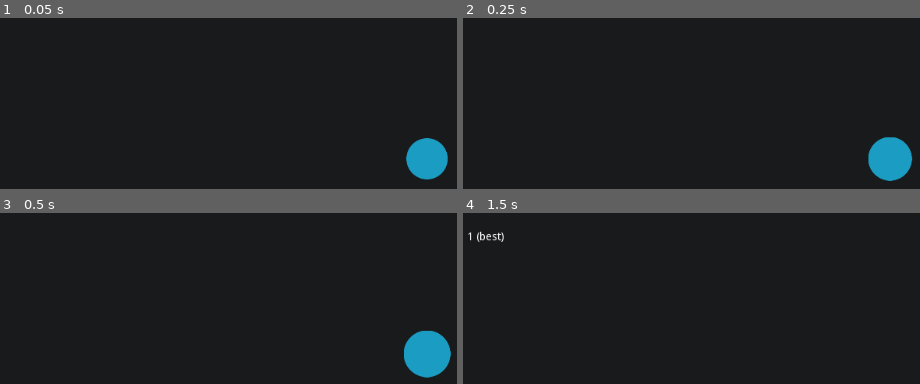
Above: before the commit, frames 1-4 (two rows, left to right).
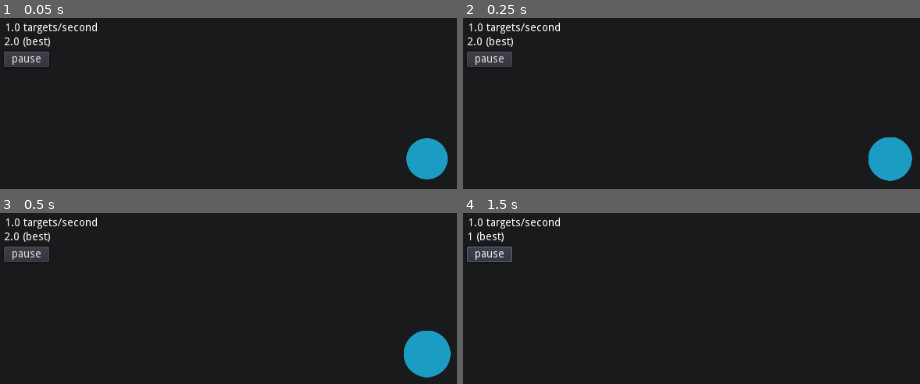
Above: after the commit, the same moments.

Repository: michaelnew/mousetrainer
Game: Godot game, scene res://MainScene.tscn
Two runs of this game, one before a commit and one after it. Both use one fixed random seed, a clock stepped at 60 frames per second and the inputs below.
Inputs (mouse positions are in pixels of both pictures, inside the frame that each line leads up to):
- Up to frame 1 (0.05 s): no input
- Up to frame 2 (0.25 s): no input
- Up to frame 3 (0.5 s): no input
- Up to frame 4 (1.5 s): click (490, 254) at 0.5 s, where only the run after the commit has a clickable "pause"; move the mouse to (outside the picture) at 1.27 s; click (outside the picture) at 1.42 s

The runs differ from the first frame. In frame 1, 1.7% of the frame differs, in the area x 0-22%, y 2-29%; in frame 2, 1.7%; in frame 3, 1.7%; in frame 4, 1.4%.

Commit message:
Add pause button

Diff:
--- a/MainScene.gd
+++ b/MainScene.gd
@@ -27,6 +27,9 @@
 func _ready():
 	self.spawnFrequency = self.startingFrequency
 	self.targets.push_back(self.spawn_target())
+
+func _button_pressed():
+	print("button pressed")
 
 func spawn_target():
 	var t = Target.instance()
@@ -96,3 +99,7 @@
 
 func resetCurrentSpeedColor():
 	self.speed_label.add_color_override("font_color", Color(1,1,1))
+
+
+func _on_Button_pressed():
+	get_tree().paused = !get_tree().paused
--- a/MainScene.tscn
+++ b/MainScene.tscn
@@ -10,6 +10,7 @@
 margin_top = 5.72111
 margin_right = 45.6551
 margin_bottom = 19.7211
+text = "1.0 targets/second"
 __meta__ = {
 "_edit_use_anchors_": false
 }
@@ -19,6 +20,19 @@
 margin_top = 24.0001
 margin_right = 45.3973
 margin_bottom = 38.0001
+text = "2.0 (best)"
 __meta__ = {
 "_edit_use_anchors_": false
 }
+
+[node name="Button" type="Button" parent="."]
+pause_mode = 2
+margin_left = 5.0
+margin_top = 43.0
+margin_right = 63.0
+margin_bottom = 63.0
+text = "pause"
+__meta__ = {
+"_edit_use_anchors_": false
+}
+[connection signal="pressed" from="Button" to="." method="_on_Button_pressed"]
